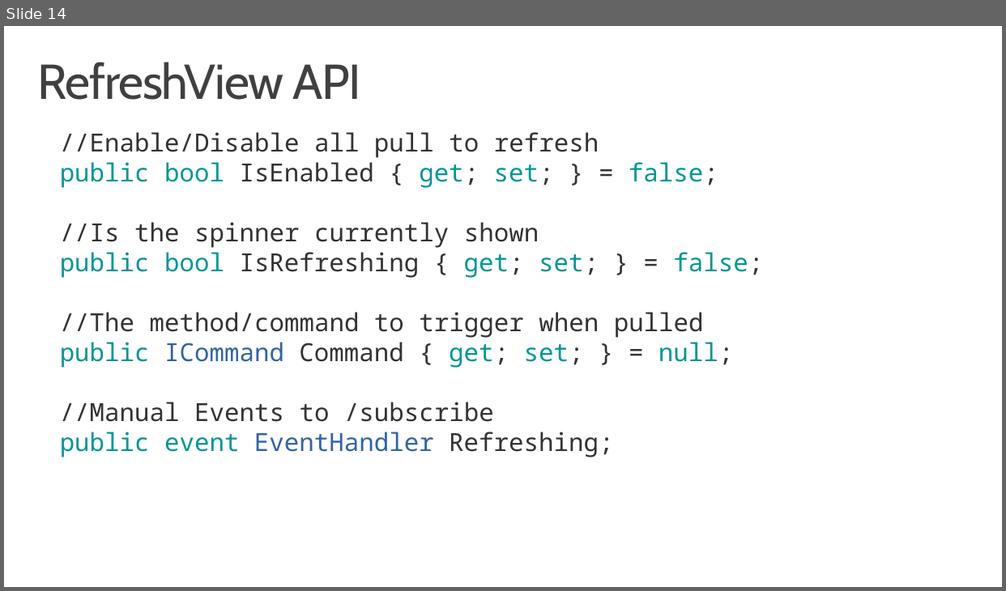
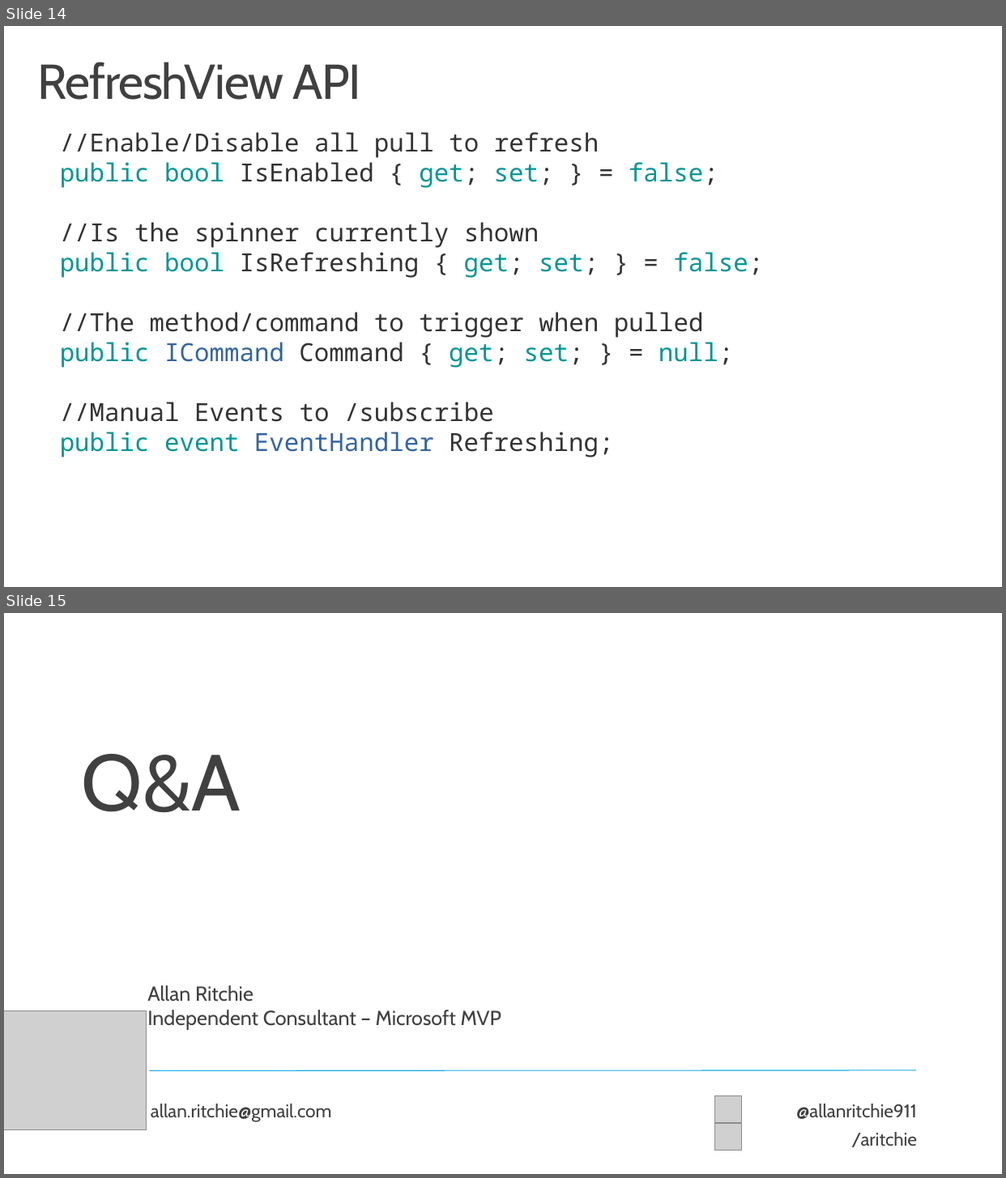
Before and after one commit to aritchie/talks, a slide deck: 2022-09-28_mauiworkshop_msftreactor/Workshop5 - CollectionView.pptx. Shown one above the other, each under a label of ours: slide 14 before the commit, slides 14 and 15 after it. The pictures are 1006x591 and 1006x1178 pixels, drawn with LibreOffice and Linux fonts; fonts in the diff are those of the drawing; grey boxes stand for pictures; background and template pictures are left out. Boxes give left, top, right and bottom in pixels: in the first picture for what was removed or moved away, otherwise in the second. Text is boxed around its words. In the diff, an @@ line names an element or a change of style, - is before the commit and + after.

```diff
--- a/2022-09-28_mauiworkshop_msftreactor/Workshop5 - CollectionView.pptx
+++ b/2022-09-28_mauiworkshop_msftreactor/Workshop5 - CollectionView.pptx
@@ slide 15 added at [4, 613, 1002, 1174], background #FFFFFF @@
@@ text added at [82, 754, 241, 813], 76.5 pt, text #404040 @@
+Q&A
@@ text added at [147, 986, 501, 1030], 19.6 pt, text #404040 @@
+Allan Ritchie
+Independent Consultant – Microsoft MVP
@@ picture added at [4, 1012, 147, 1130] @@
@@ line added from (149, 1071) to (917, 1071), #16ACEE 0.85 pt @@
@@ picture added at [714, 1096, 741, 1122] @@
@@ text added at [151, 1104, 332, 1122], 17.6 pt, text #404040 @@
+allan.ritchie@gmail.com
@@ text added at [796, 1104, 917, 1148], 17.6 pt, text #404040 @@
+@allanritchie911
+/aritchie
@@ picture added at [714, 1124, 741, 1152] @@
```
Also in this commit, not shown: 1 slide changed, 1 slide removed, 1 other file.
